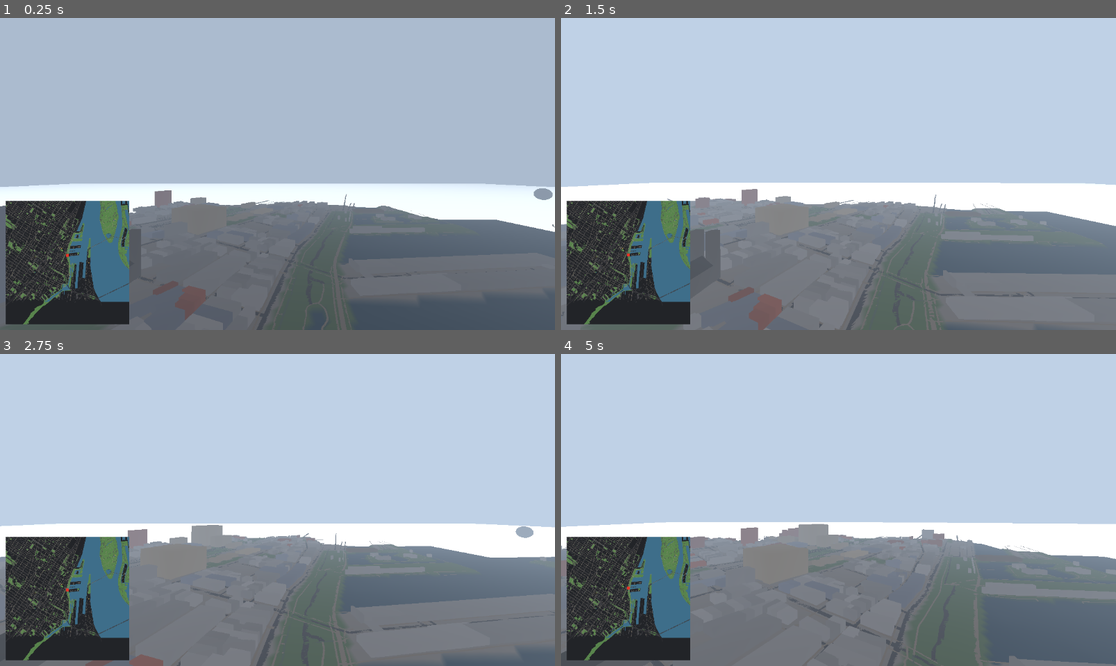
Above: before the commit, frames 1-4 (two rows, left to right).
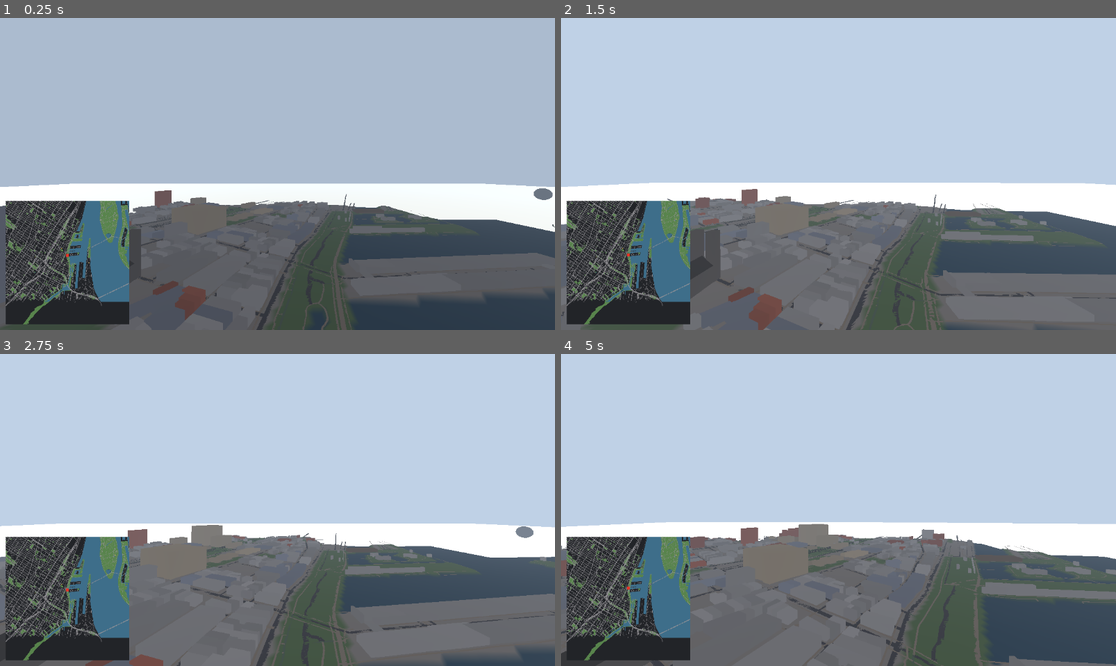
Above: after the commit, the same moments.

Repository: Aymanbalaa/grand-theft-poutine
Game: Godot game, scene res://scenes/main.tscn
Same seed, same stepped clock (60 frames per second), same inputs: the game is played once before the commit and once after it.
Inputs (mouse positions are in pixels of both pictures, inside the frame that each line leads up to):
- Up to frame 1 (0.25 s): no input
- Up to frame 2 (1.5 s): tap Enter at 0.5 s; move the mouse to (866, 174) at 0.52 s; hold T 0.53-1.28 s; hold W from 0.53 s (still down); move the mouse to (810, 174) at 1.27 s; tap E at 1.35 s
- Up to frame 3 (2.75 s): keep holding W; move the mouse to (288, 503) at 2.02 s; hold Q from 2.03 s (still down)
- Up to frame 4 (5 s): keep holding W; move the mouse to (832, 516) at 2.77 s; release Q at 2.78 s; tap Shift at 2.85 s; move the mouse to (877, 513) at 3.52 s; hold T 3.53-4.28 s; move the mouse to (794, 506) at 4.27 s; tap E at 4.35 s

The runs differ from the first frame. In frame 1, 13% of the frame differs, in the area x 0-100%, y 53-100%; in frame 2, 16%; in frame 3, 13%; in frame 4, 17%, in the area x 0-100%, y 54-100%.

Commit message:
Visual pass fixes: lighter fog, urban terrain blend, legible minimap roads; m3 screenshots

Diff:
--- a/game/scenes/main.tscn
+++ b/game/scenes/main.tscn
@@ -14,7 +14,7 @@
 ambient_light_energy = 0.6
 fog_enabled = true
 fog_light_color = Color(0.75, 0.82, 0.9, 1)
-fog_density = 0.0004
+fog_density = 0.00012
 
 [sub_resource type="StandardMaterial3D" id="ground_mat"]
 albedo_color = Color(0.62, 0.63, 0.6, 1)
--- a/game/tests/screenshot.gd
+++ b/game/tests/screenshot.gd
@@ -3,9 +3,11 @@
 # Run: tools/godot/godot.exe --path game --script res://tests/screenshot.gd
 
 const POSES := [
-	{"name": "overview", "pos": Vector3(0, 600, 400), "look": Vector3(0, 0, 0)},
-	{"name": "street",   "pos": Vector3(50, 40, 100),  "look": Vector3(0, 10, -200)},
-	{"name": "oldport",  "pos": Vector3(800, 120, 900), "look": Vector3(400, 0, 400)},
+	{"name": "overview",  "pos": Vector3(0, 600, 400),      "look": Vector3(0, 0, 0)},
+	{"name": "street",    "pos": Vector3(50, 40, 100),      "look": Vector3(0, 10, -200)},
+	{"name": "oldport",   "pos": Vector3(800, 120, 900),    "look": Vector3(400, 0, 400)},
+	{"name": "mountain",  "pos": Vector3(-1200, 250, -200), "look": Vector3(-2200, 150, -250)},
+	{"name": "biosphere", "pos": Vector3(1250, 120, -800),  "look": Vector3(1600, 30, -1117)},
 ]
 
 func _init() -> void:
Binary file changed: game/world/minimap.png
Binary file changed: game/world/tile_-10_-4.glb
Binary file changed: game/world/tile_-10_-6.glb
Binary file changed: game/world/tile_-10_-7.glb
Binary file changed: game/world/tile_-10_-8.glb
Binary file changed: game/world/tile_-10_2.glb
Binary file changed: game/world/tile_-10_3.glb
Binary file changed: game/world/tile_-10_5.glb
Binary file changed: game/world/tile_-4_-6.glb
Binary file changed: game/world/tile_-4_-7.glb
Binary file changed: game/world/tile_-4_-8.glb
Binary file changed: game/world/tile_-5_-3.glb
(and 70 more such lines)
